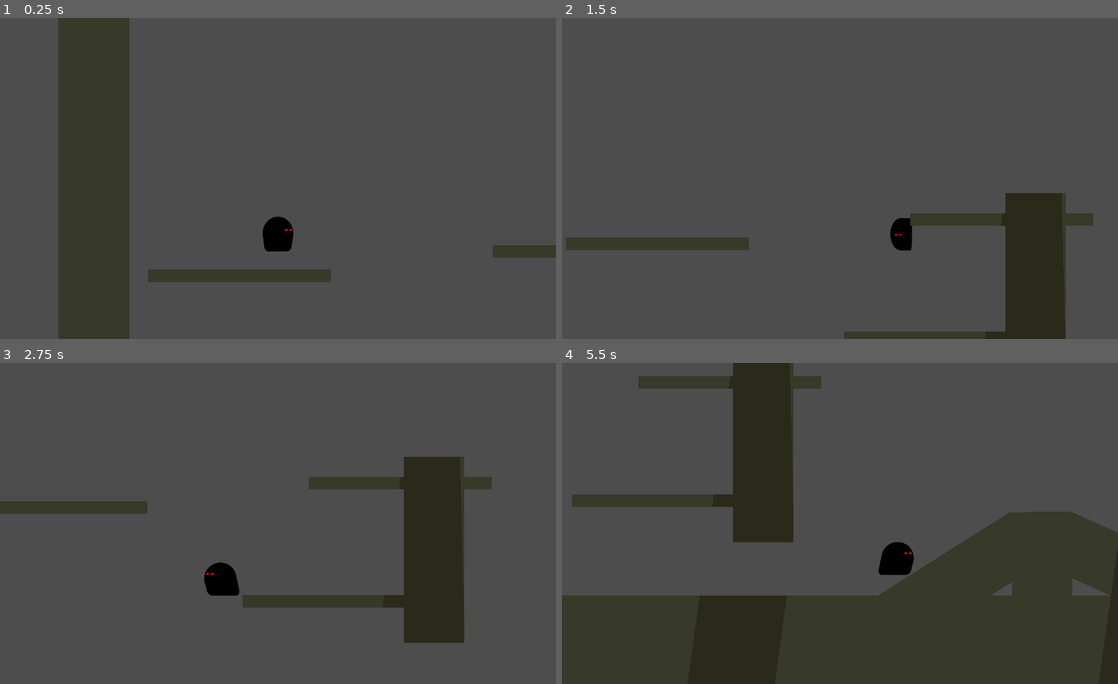
Above: before the commit, frames 1-4 (two rows, left to right).
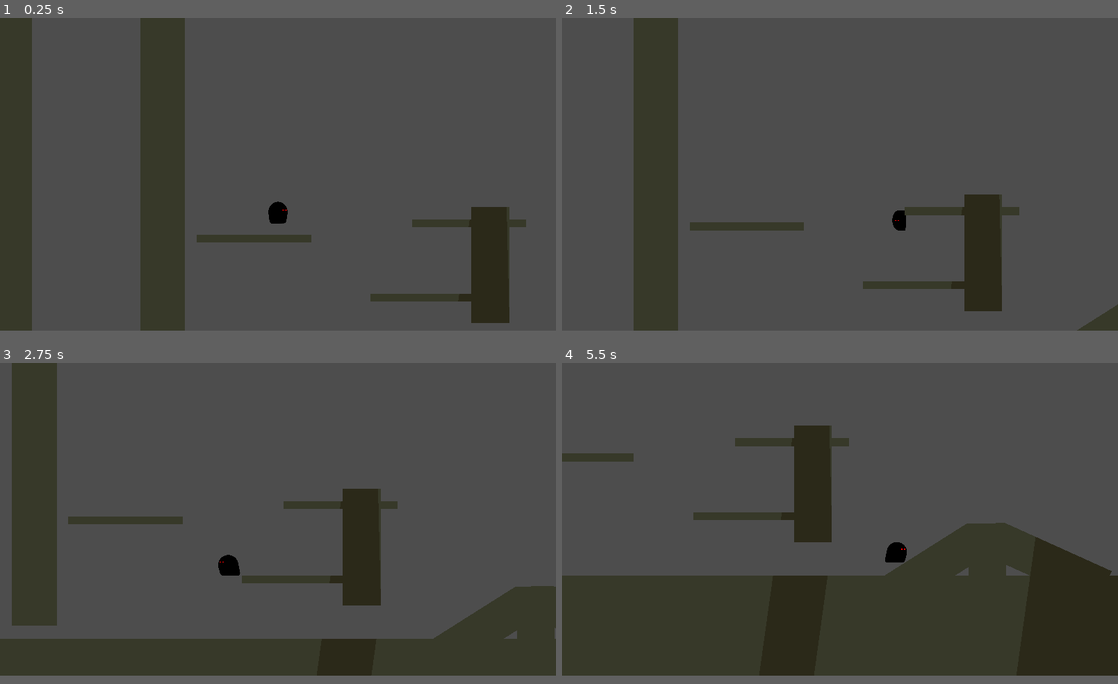
Above: after the commit, the same moments.

Repository: atiixx/piratesoftware_gamejam15
Game: Godot game, scene res://scenes/test_area.tscn
The game is run twice, just before and just after one commit, with the same random seed, the same clock (stepped at 60 frames per second) and the same inputs. The engine's default icon, where the game draws it, is replaced by a stand-in: a white triangle on a blue panel in a dark square.
Inputs:
- Up to frame 1 (0.25 s): no input
- Up to frame 2 (1.5 s): hold D (right) from 0.53 s (still down); tap Space (jump) at 0.77 s
- Up to frame 3 (2.75 s): tap Space (jump) at 1.52 s; release D (right) at 2.03 s; hold A (left) from 2.03 s (still down)
- Up to frame 4 (5.5 s): release A (left) at 2.78 s; hold D (right) 2.78-4.28 s; tap Space (jump) at 3.02, 3.77, 4.52 s; hold A (left) 4.28-5.03 s; hold D (right) from 5.03 s (still down)
In our replay, the window is 800x462 before the commit and 800x450 after it. These sizes can differ from the game's own. Grey fills any space a smaller window leaves; there, only what the larger window draws over its background counts as a difference.

The runs differ from the first frame. In frame 1, 31% of the frame differs, in the area x 0-100%, y 0-100%; in frame 2, 19%; in frame 3, 32%, in the area x 0-100%, y 0-98%; in frame 4, 18%.

Commit message:
adjust viewport project settings to keep show the same amount on any window size

Diff:
--- a/project.godot
+++ b/project.godot
@@ -17,8 +17,9 @@
 
 [display]
 
-window/size/viewport_width=1280
-window/size/viewport_height=740
+window/size/viewport_width=2048
+window/size/viewport_height=1152
+window/stretch/mode="canvas_items"
 
 [input]
 
